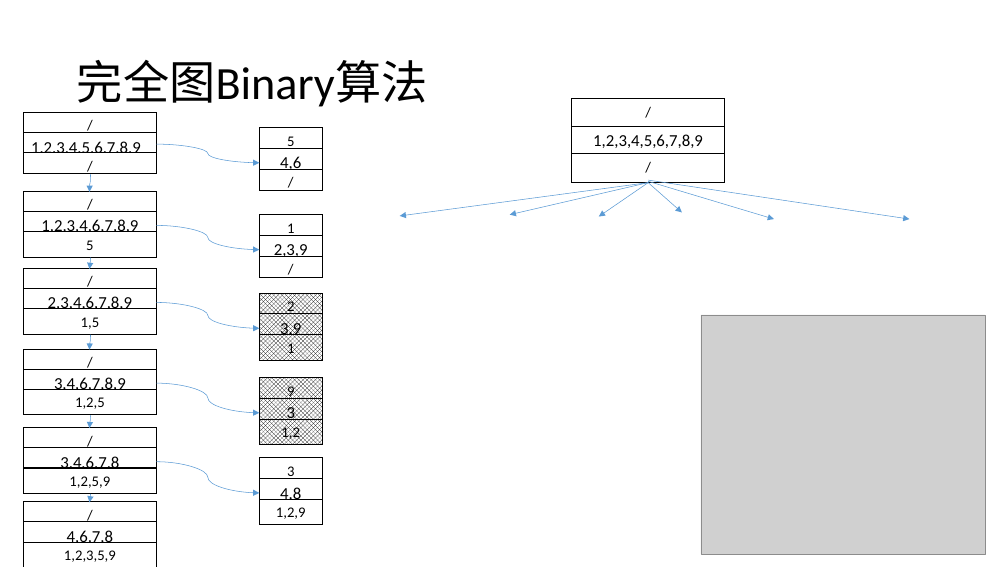
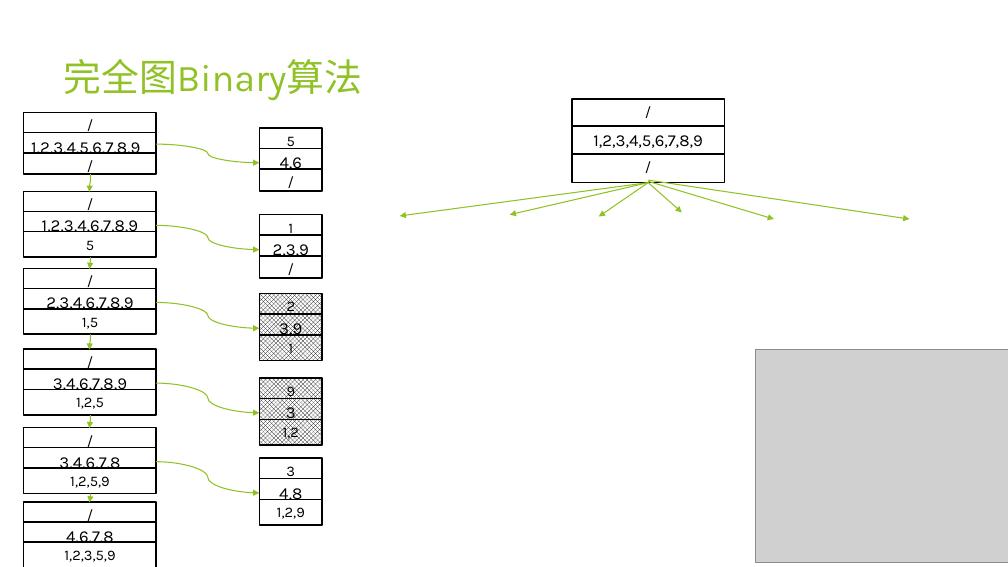
Before and after one commit to youli9056/MyPaper, a slide deck: slide 5 of 开题/大规模数据并行图处理算法与计算平台研究.pptx. Drawn at 1008x567 pixels with LibreOffice and Linux fonts; fonts in the diff are those of the drawing; grey boxes stand for pictures. Boxes give left, top, right and bottom in pixels: in the first picture for what was removed or moved away, otherwise in the second. Text is boxed around its words. In the diff, an @@ line names an element or a change of style, - is before the commit and + after.

```diff
--- a/开题/大规模数据并行图处理算法与计算平台研究.pptx
+++ b/开题/大规模数据并行图处理算法与计算平台研究.pptx
@@ title "完全图Binary算法": place and size @@
-title "完全图Binary算法" at (77, 60, 428, 107)
+title "完全图Binary算法" at (64, 59, 363, 101)
@@ title "完全图Binary算法" at (64, 59, 363, 101): size 44 to 36 pt, font Calibri to Karla, text colour #000000 to #90C226; line spacing 0.9 to 1; vertical alignment middle to top @@
@@ curved arrow (157, 144) - (259, 163): stroke #5B9BD5 0.5 pt to #90C226 1 pt @@
@@ curved arrow (91, 175) - (89, 192): stroke #5B9BD5 0.5 pt to #90C226 1 pt @@
@@ font Calibri to Karla; outline #000000 1 pt to #000000 1.5 pt in 34 elements at (23, 132, 157, 156), (23, 212, 157, 240), (23, 232, 157, 258), (23, 289, 157, 317), (23, 309, 157, 334), (23, 369, 157, 397), (23, 389, 157, 415), (23, 448, 157, 476), (23, 468, 157, 494), (23, 522, 157, 550), (23, 542, 157, 567), (259, 128, 322, 154), (259, 148, 322, 177), (259, 215, 322, 241), (259, 235, 322, 264), (259, 293, 322, 320), (259, 314, 322, 343), (259, 335, 322, 361), (259, 378, 322, 405), (259, 399, 322, 427), (259, 420, 322, 445), (259, 479, 322, 507), (259, 500, 322, 526), (572, 126, 724, 154), (23, 113, 157, 134), (23, 153, 157, 174), (23, 191, 157, 212), (23, 268, 157, 290), (23, 349, 157, 371), (23, 428, 157, 449), (23, 502, 157, 523), (259, 169, 322, 191), (259, 256, 322, 278), (572, 154, 724, 183) @@
@@ arrow (648, 183) - (400, 216): stroke #5B9BD5 0.5 pt to #90C226 1 pt @@
@@ arrow (648, 183) - (510, 215): stroke #5B9BD5 0.5 pt to #90C226 1 pt @@
@@ arrow (648, 183) - (599, 216): stroke #5B9BD5 0.5 pt to #90C226 1 pt @@
@@ arrow (648, 183) - (682, 212): stroke #5B9BD5 0.5 pt to #90C226 1 pt @@
@@ arrow (648, 181) - (774, 219): stroke #5B9BD5 0.5 pt to #90C226 1 pt @@
@@ arrow (648, 180) - (910, 219): stroke #5B9BD5 0.5 pt to #90C226 1 pt @@
@@ curved arrow (157, 225) - (259, 250): stroke #5B9BD5 0.5 pt to #90C226 1 pt @@
@@ curved arrow (91, 258) - (89, 269): stroke #5B9BD5 0.5 pt to #90C226 1 pt @@
@@ curved arrow (157, 302) - (259, 328): stroke #5B9BD5 0.5 pt to #90C226 1 pt @@
@@ curved arrow (91, 335) - (89, 350): stroke #5B9BD5 0.5 pt to #90C226 1 pt @@
@@ picture: place and size @@
-picture at (701, 315, 985, 555)
+picture at (755, 349, 1008, 563)
@@ curved arrow (157, 383) - (259, 413): stroke #5B9BD5 0.5 pt to #90C226 1 pt @@
@@ curved arrow (91, 416) - (89, 428): stroke #5B9BD5 0.5 pt to #90C226 1 pt @@
@@ curved arrow (157, 462) - (259, 493): stroke #5B9BD5 0.5 pt to #90C226 1 pt @@
@@ curved arrow (91, 494) - (89, 503): stroke #5B9BD5 0.5 pt to #90C226 1 pt @@
```
Also in this commit, not shown: 16 other slides changed, 1 slide added, 1 other file.
